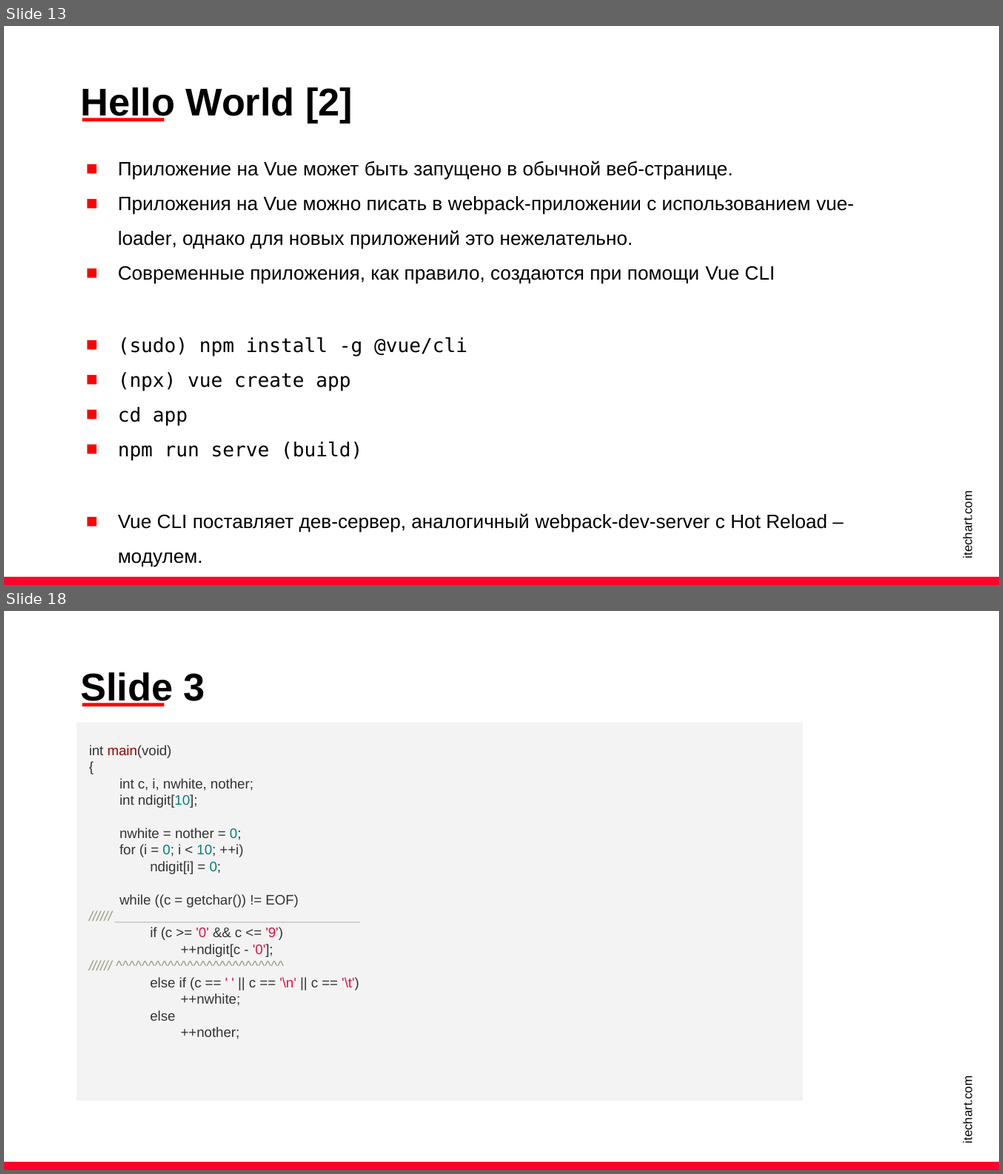
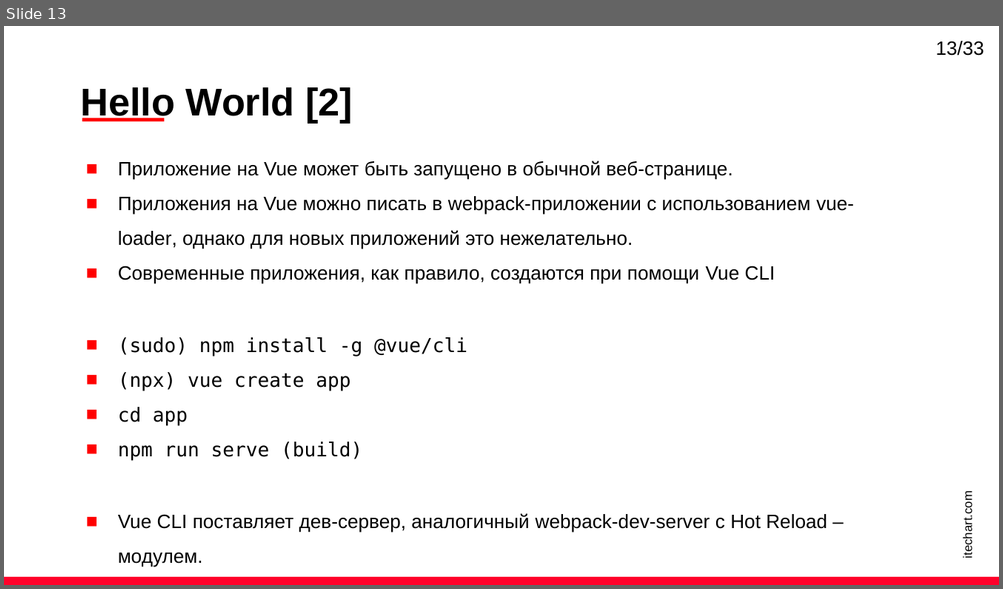
Before and after one commit to latushkin-itechart/vue-workshop, a slide deck: L1/L1.pptx. Shown one above the other, each under a label of ours: slides 13 and 18 before the commit, slide 13 after it; the slides between them are not shown. The pictures are 1003x1174 and 1003x589 pixels, drawn with LibreOffice and Linux fonts; fonts in the diff are those of the drawing. Boxes give left, top, right and bottom in pixels: in the first picture for what was removed or moved away, otherwise in the second. Text is boxed around its words. In the diff, an @@ line names an element or a change of style, - is before the commit and + after.

```diff
--- a/L1/L1.pptx
+++ b/L1/L1.pptx
@@ slide 18 removed at [4,611,999,1170], background #FFFFFF @@
@@ text removed at [81,672,205,706] @@
-Slide 3
@@ rectangle removed at [82,703,164,707] @@
@@ rectangle removed at [77,723,802,1102] @@
@@ text removed at [89,745,359,1039] @@
-int main(void)
-{
-int c, i, nwhite, nother;
-int ndigit[10];
-nwhite = nother = 0;
-for (i = 0; i < 10; ++i)
-ndigit[i] = 0;
-while ((c = getchar()) != EOF)
-////// ________________________________
-if (c >= '0' && c <= '9')
-++ndigit[c - '0'];
-////// ^^^^^^^^^^^^^^^^^^^^^^^^^^
-else if (c == ' ' || c == '\n' || c == '\t')
-++nwhite;
-else
-++nother;
@@ text removed at [960,1083,974,1141] @@
-itechart.com
@@ rectangle removed at [4,1162,999,1170] @@
@@ slide 13 changed as well @@
@@ text added at [936,41,984,56], 14 pt, text #000000 @@
+13/33
```
Also in this commit, not shown: 10 other slides changed, 20 slides added, 9 other slides removed, 38 other files.
